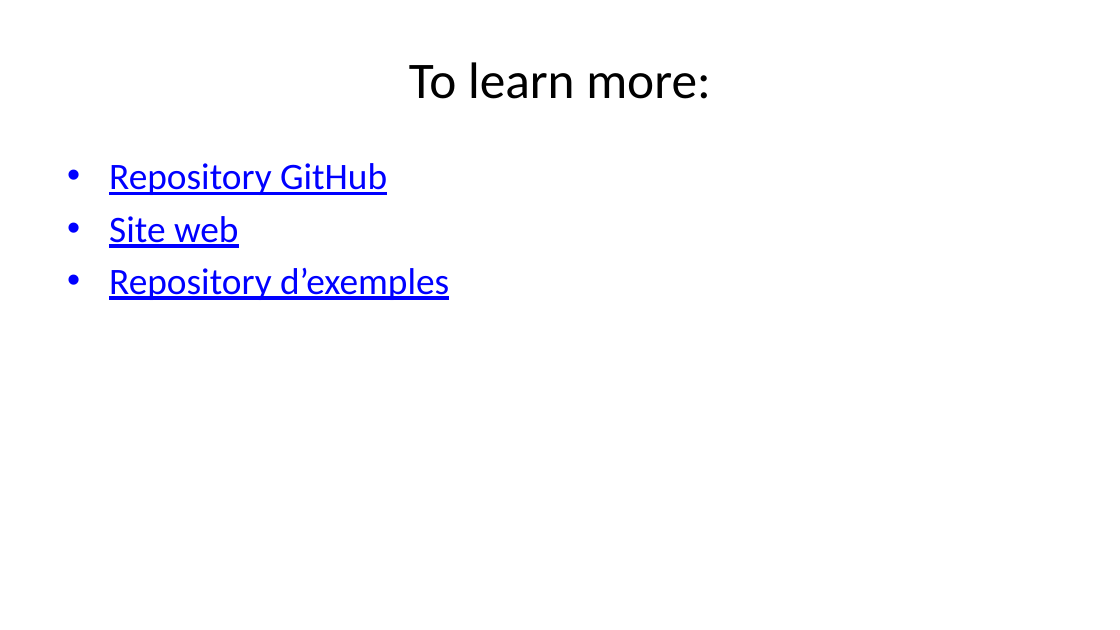
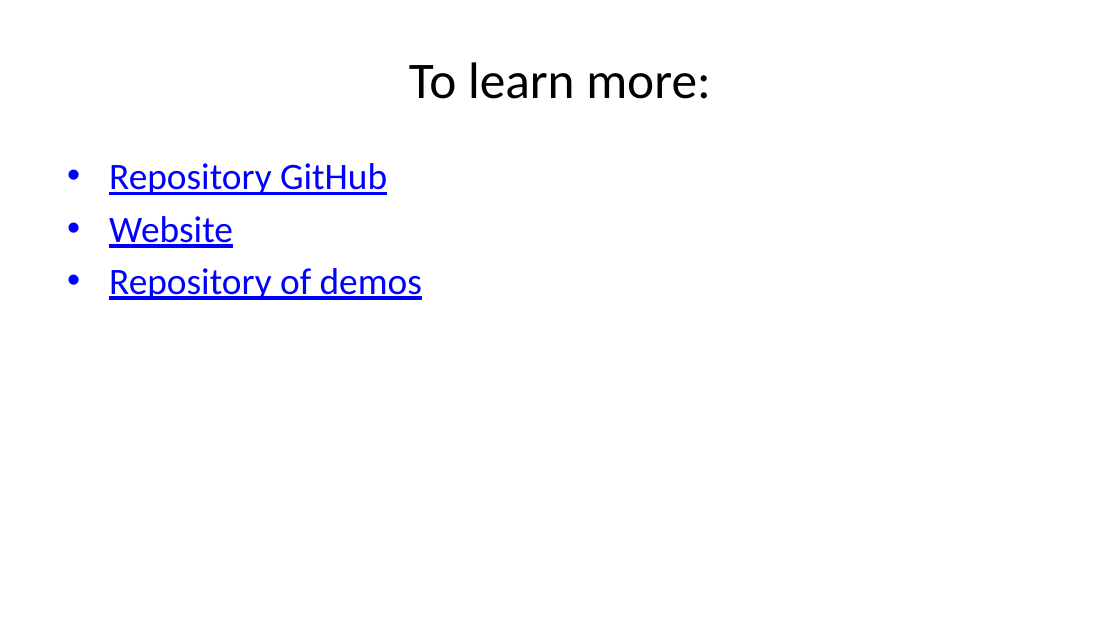
Before and after one commit to b-rodrigues/r-medicine-nix-workshop, a slide deck: slide 31 of docs/index.pptx (slide 30 before the commit). Drawn at 1120x630 pixels with LibreOffice and Linux fonts; fonts in the diff are those of the drawing. Boxes give left, top, right and bottom in pixels: in the first picture for what was removed or moved away, otherwise in the second. Text is boxed around its words. In the diff, an @@ line names an element or a change of style, - is before the commit and + after.

```diff
--- a/docs/index.pptx
+++ b/docs/index.pptx
@@ text at [109, 216, 422, 300]: text changed @@
-• Site web
-• Repository d’exemples
+• Website
+• Repository of demos
```
Also in this commit, not shown: 2 other slides changed, 1 slide added, 13 other files.
